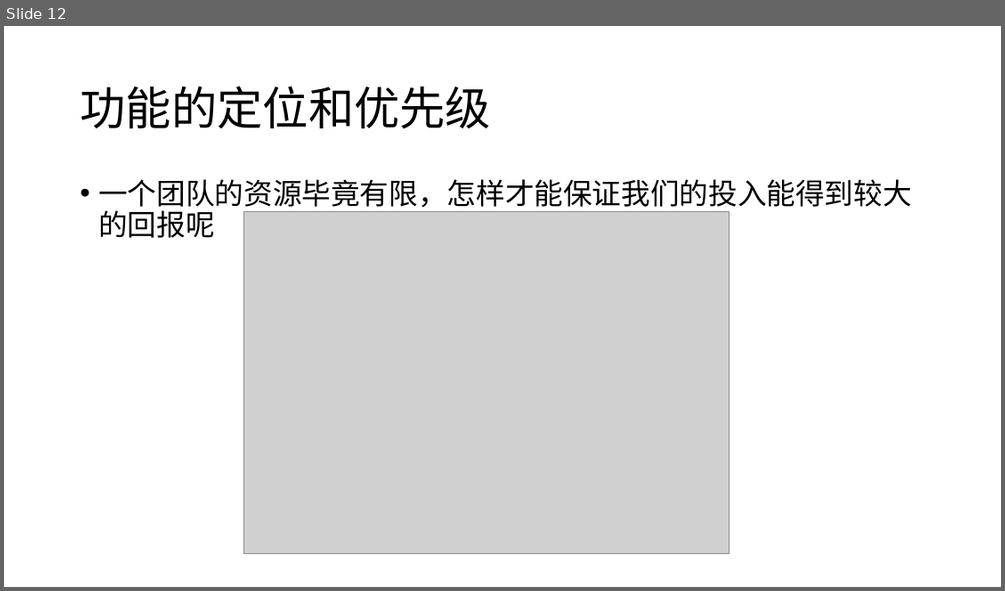
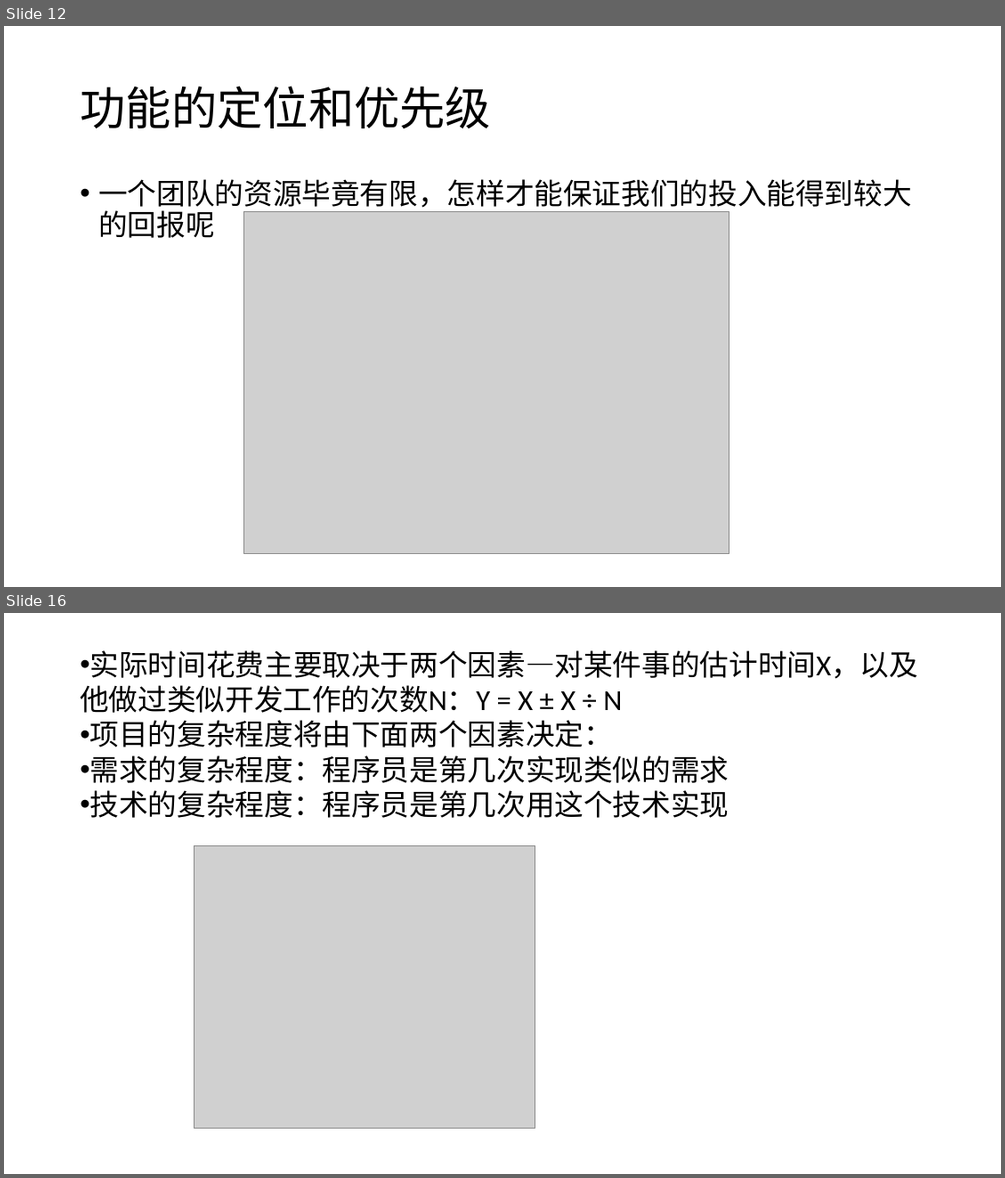
Before and after one commit to fzp1993/fzp19930803, a slide deck: 第八章.pptx. Shown one above the other, each under a label of ours: slide 12 before the commit, slides 12 and 16 after it; the slides between them are not shown. The pictures are 1005x591 and 1005x1178 pixels, drawn with LibreOffice and Linux fonts; fonts in the diff are those of the drawing; grey boxes stand for pictures. Boxes give left, top, right and bottom in pixels: in the first picture for what was removed or moved away, otherwise in the second. Text is boxed around its words. In the diff, an @@ line names an element or a change of style, - is before the commit and + after.

```diff
--- a/第八章.pptx
+++ b/第八章.pptx
@@ slide 16 added at [4,613,1001,1174], background #FFFFFF @@
@@ text added at [80,650,918,818], 28 pt, text #000000 @@
+• 实际时间花费主要取决于两个因素—对某件事的估计时间X，以及他做过类似开发工作的次数N：Y = X ± X ÷ N
+• 项目的复杂程度将由下面两个因素决定：
+• 需求的复杂程度：程序员是第几次实现类似的需求
+• 技术的复杂程度：程序员是第几次用这个技术实现
@@ picture added at [194,845,535,1127] @@
```
Also in this commit, not shown: 7 other slides added.
